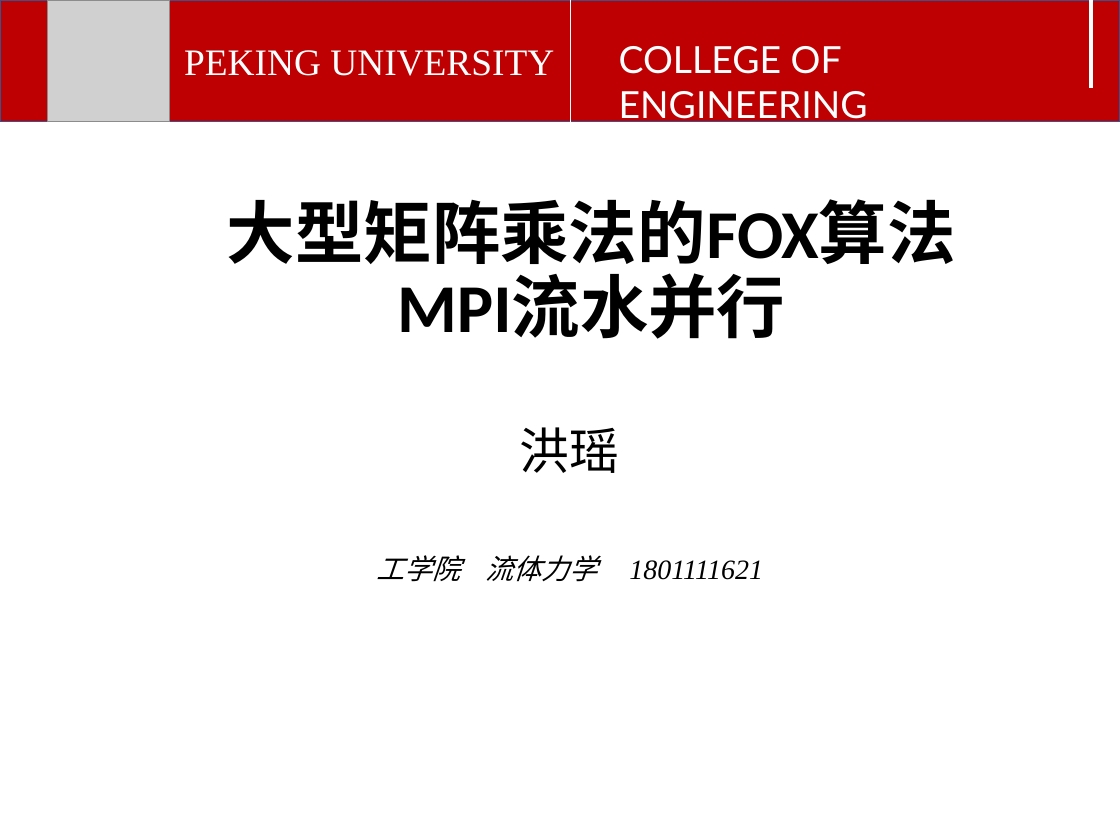
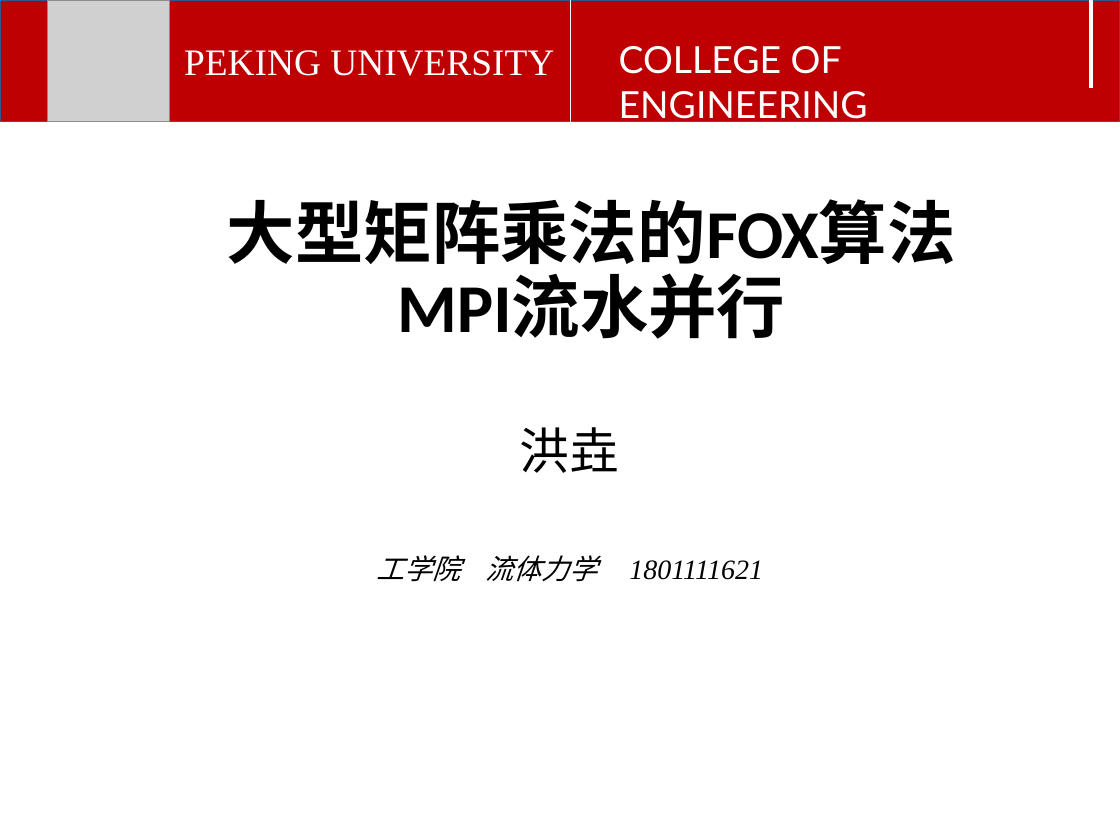
Before and after one commit to yangyang14641/Parallel-Matrix-Multiplication-FOX-Algorithm, a slide deck: slide 1 of Report/洪瑶_1801111621并行程序设计报告.pptx. Drawn at 1120x840 pixels with LibreOffice and Linux fonts; fonts in the diff are those of the drawing; grey boxes stand for pictures. Boxes give left, top, right and bottom in pixels: in the first picture for what was removed or moved away, otherwise in the second. Text is boxed around its words. In the diff, an @@ line names an element or a change of style, - is before the commit and + after.

```diff
--- a/Report/洪瑶_1801111621并行程序设计报告.pptx
+++ b/Report/洪瑶_1801111621并行程序设计报告.pptx
@@ text at (520, 427, 620, 473): text changed @@
-洪瑶
+洪垚
```
Also in this commit, not shown: 2 other files.
